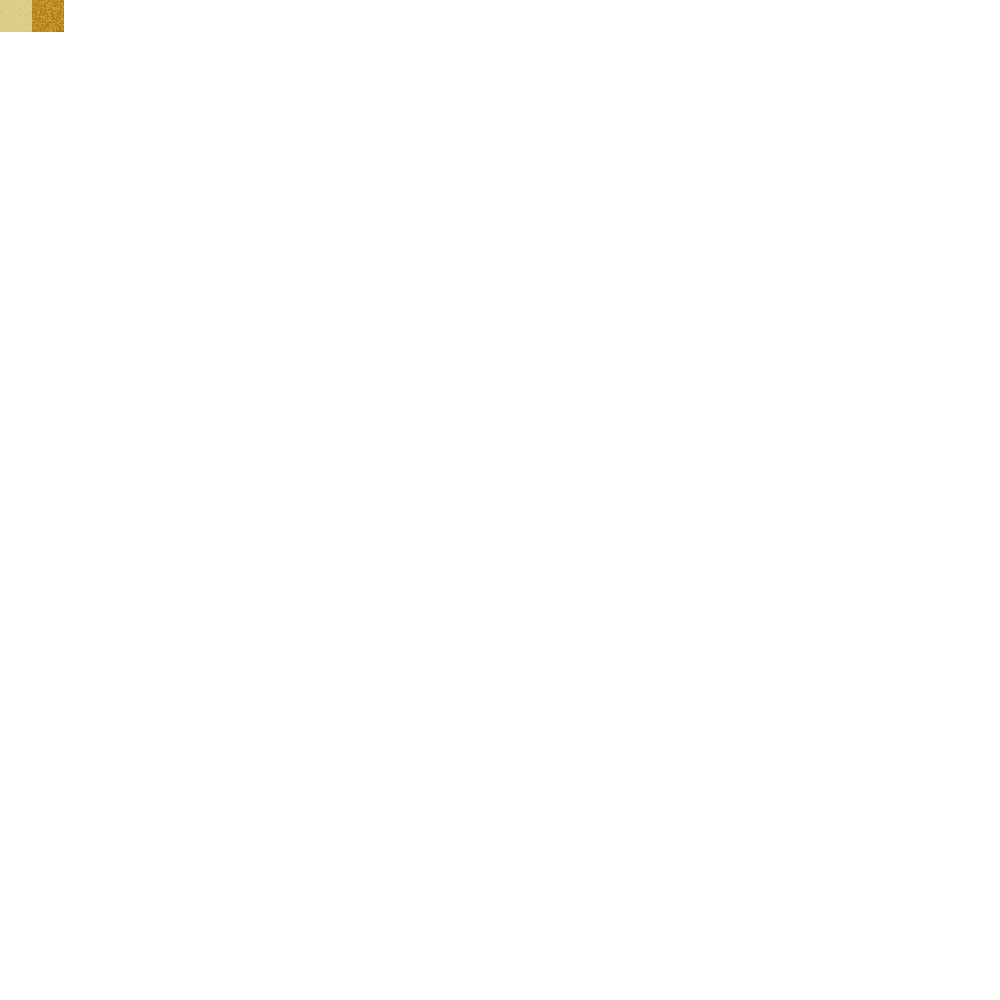
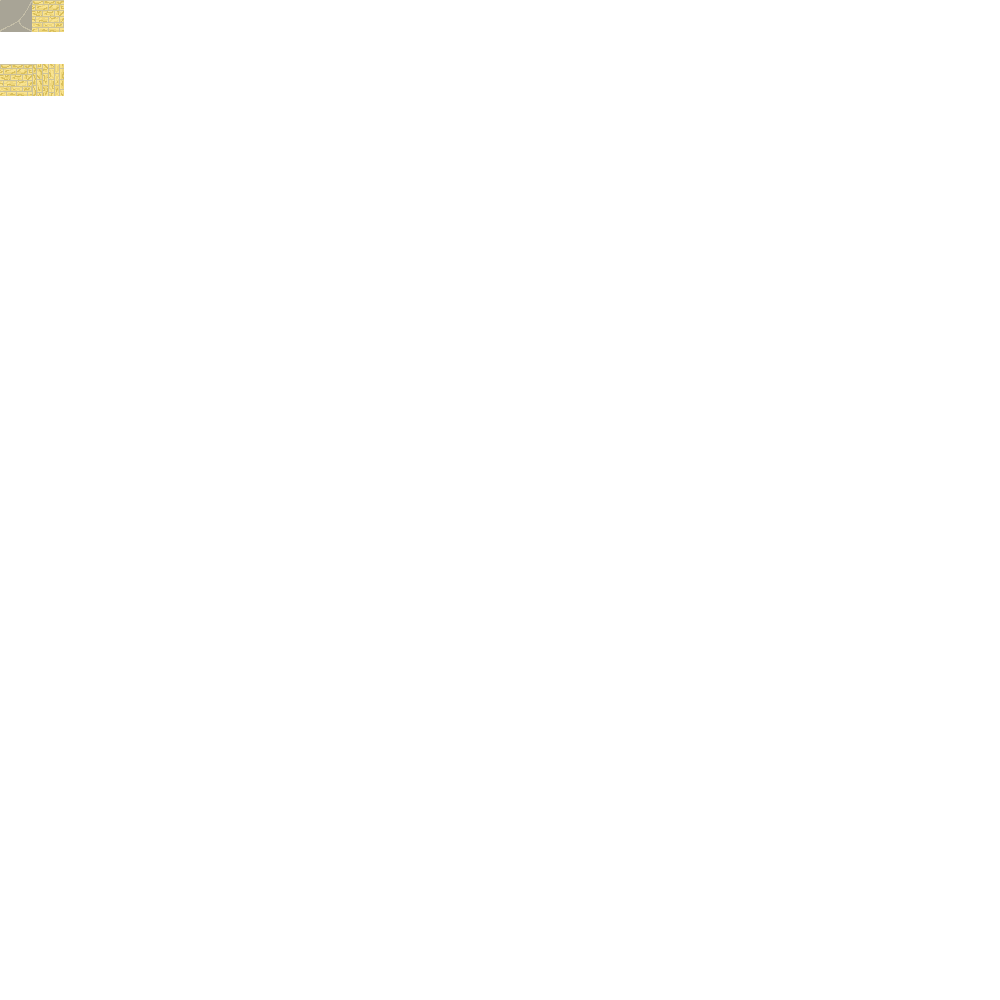
Layer changes from the first 1000 x 1000 image to the second:
added layer "Ground" (1st of 2) above "Wall-vertical" over box(0, 0, 32, 32)
added layer "Wall-vertical" above "wall-horizontal" over box(32, 64, 64, 96)
added layer "wall-horizontal" (1st of 2) above "wall-horizontal" over box(32, 0, 64, 32)
added layer "wall-horizontal" (2nd of 2) above "Wall" over box(0, 64, 32, 96)
